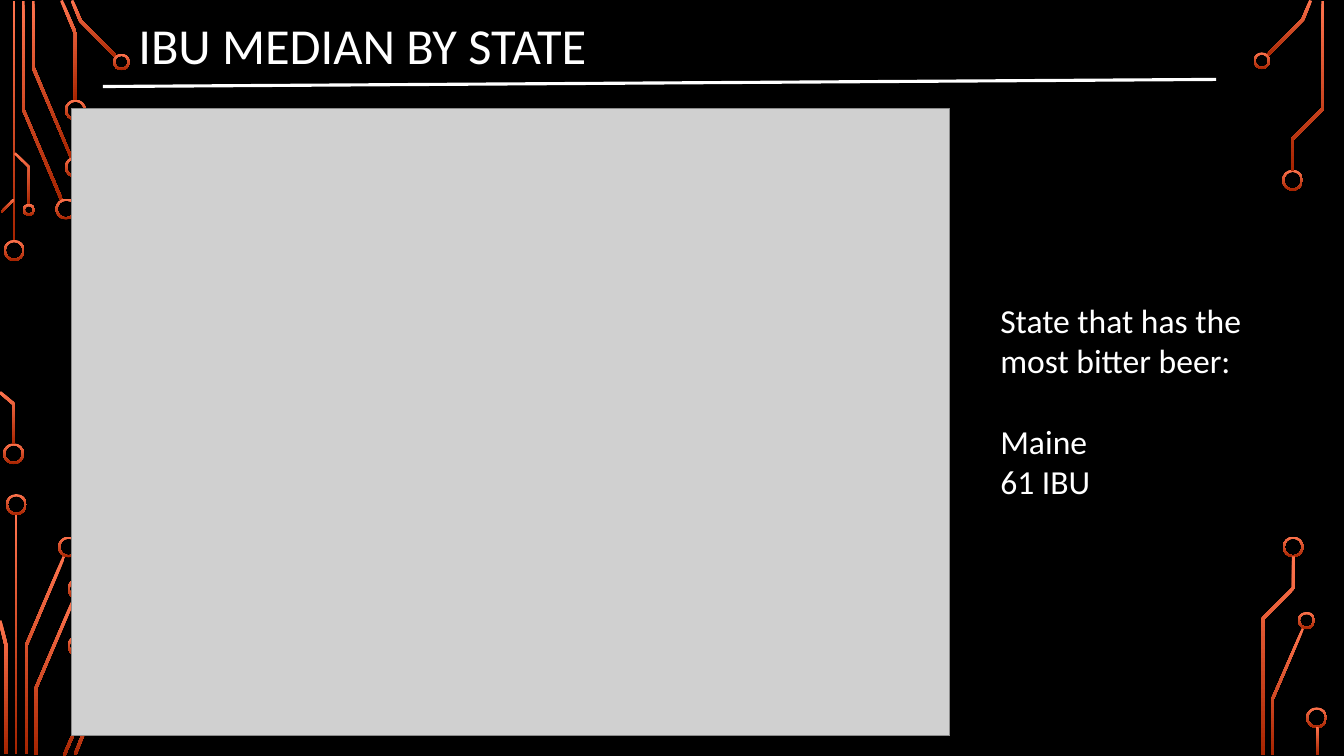
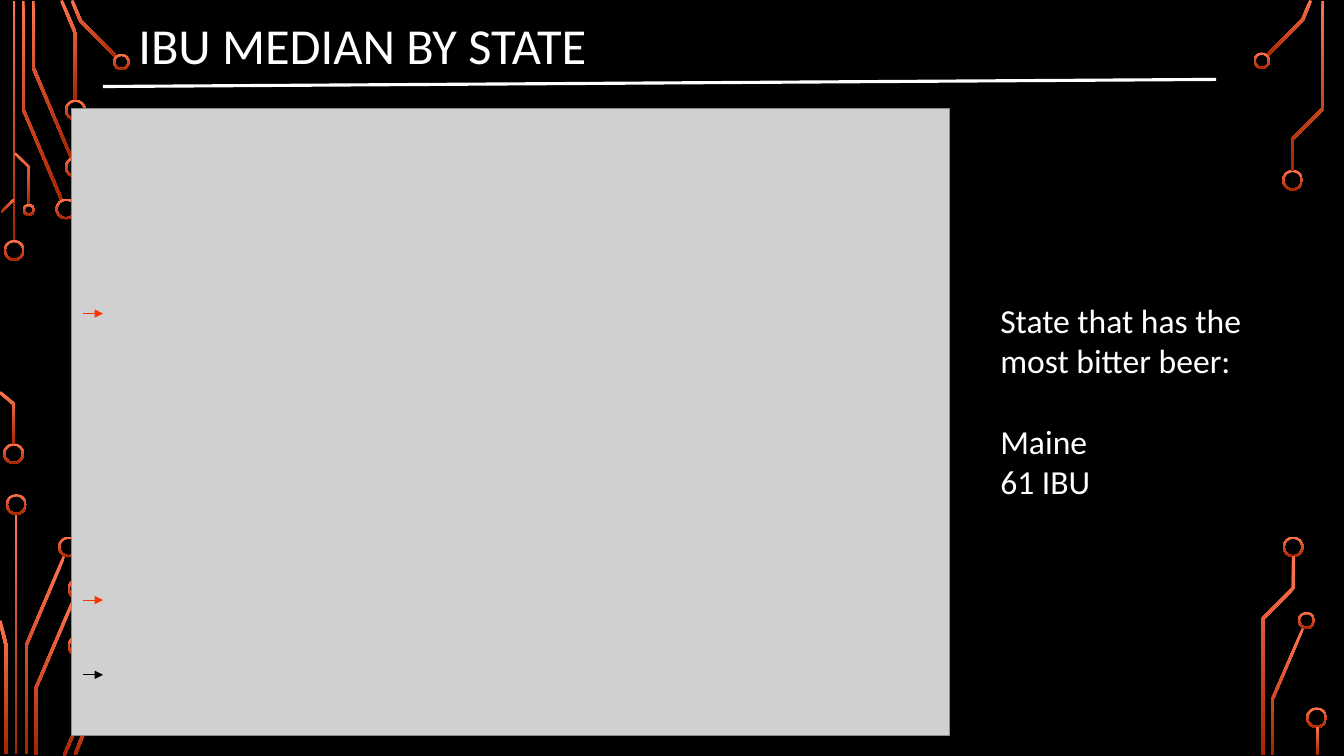
Before and after one commit to arron71/CaseStudy1, a slide deck: slide 7 of CaseStudy1 Presentation.pptx. Drawn at 1344x756 pixels with LibreOffice and Linux fonts; fonts in the diff are those of the drawing; grey boxes stand for pictures; background and template pictures are left out. Boxes give left, top, right and bottom in pixels: in the first picture for what was removed or moved away, otherwise in the second. Text is boxed around its words. In the diff, an @@ line names an element or a change of style, - is before the commit and + after.

```diff
--- a/CaseStudy1 Presentation.pptx
+++ b/CaseStudy1 Presentation.pptx
@@ arrow added from (83, 314) to (103, 314), #FA3600 0.75 pt @@
@@ arrow added from (83, 600) to (103, 600), #FA3600 0.75 pt @@
@@ arrow added from (83, 675) to (103, 675), #000000 0.75 pt @@
```
Also in this commit, not shown: 1 other slide changed, 1 slide added, 1 slide removed.
